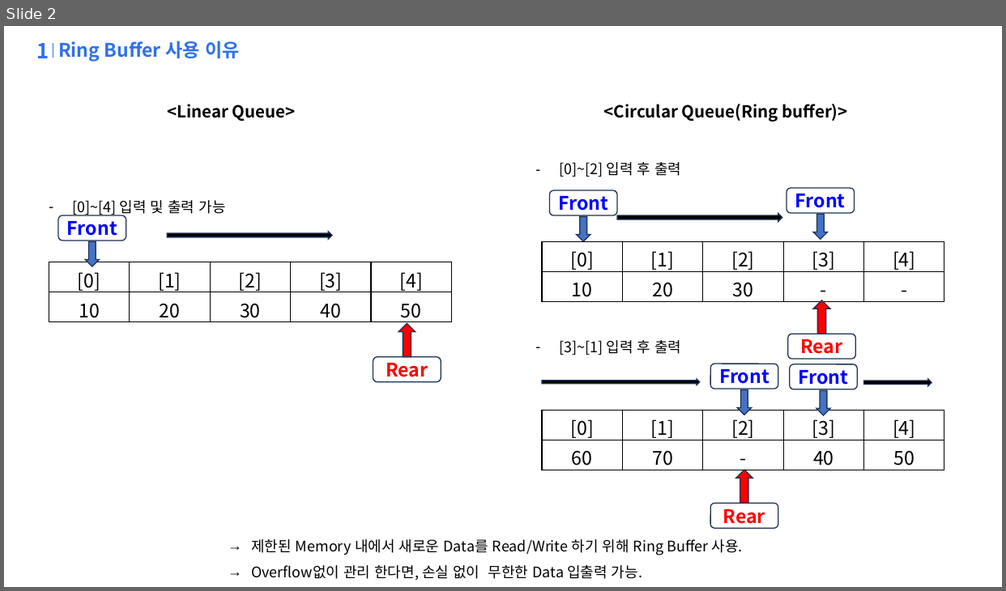
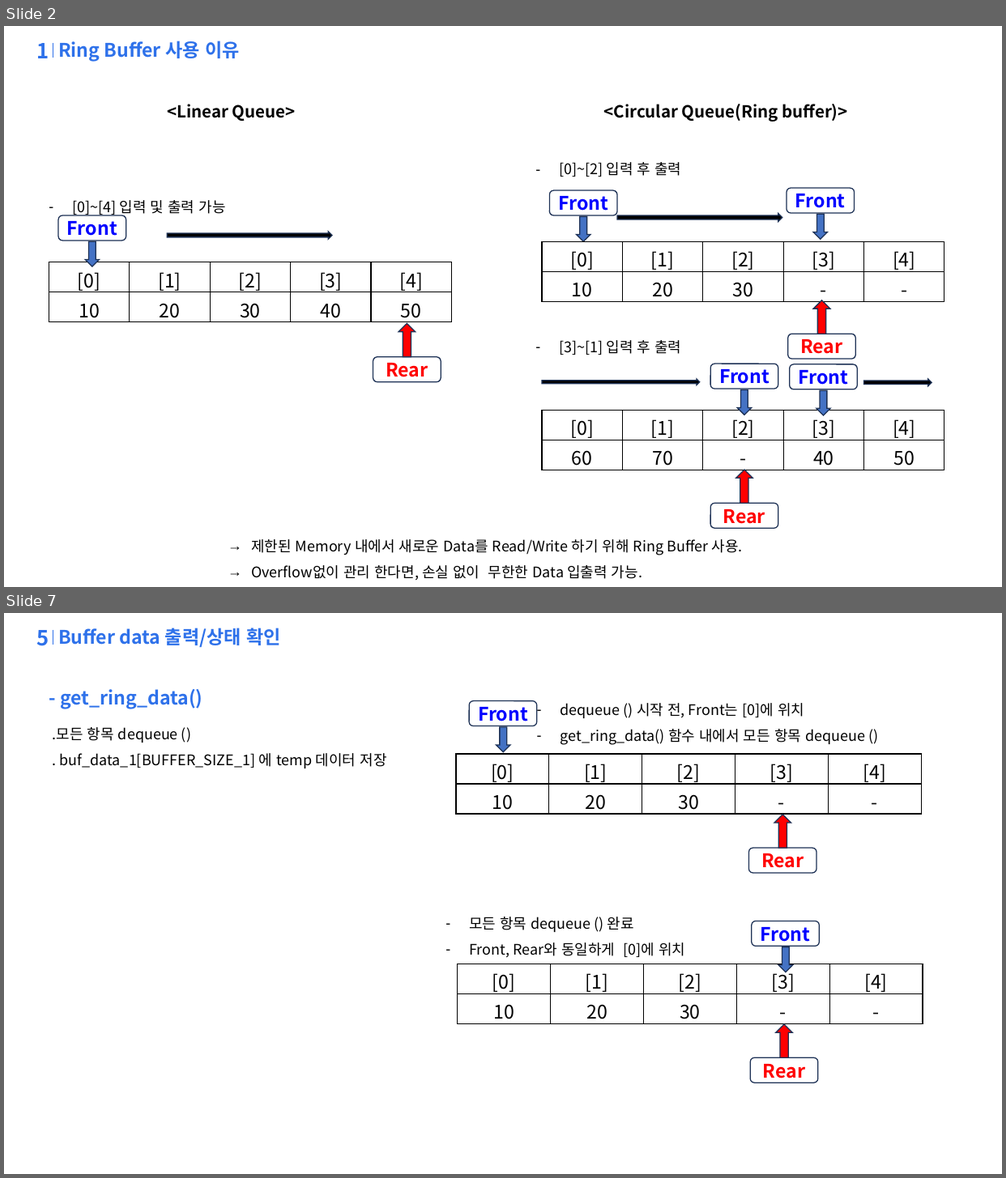
Before and after one commit to qfe051/L412_SelfTest_1_19, a slide deck: 21_c_study/example/ring_buf/ring_buffer.pptx. Shown one above the other, each under a label of ours: slide 2 before the commit, slides 2 and 7 after it; the slides between them are not shown. The pictures are 1006x591 and 1006x1178 pixels, drawn with LibreOffice and Linux fonts; fonts in the diff are those of the drawing; background and template pictures are left out. Boxes give left, top, right and bottom in pixels: in the first picture for what was removed or moved away, otherwise in the second. Text is boxed around its words. In the diff, an @@ line names an element or a change of style, - is before the commit and + after.

Commit message:
ring v2

```diff
--- a/21_c_study/example/ring_buf/ring_buffer.pptx
+++ b/21_c_study/example/ring_buf/ring_buffer.pptx
@@ slide 7 added at box(4, 613, 1002, 1174), background #FFFFFF; not listed: 1 template element that a slide beside it also shows @@
@@ text added at box(36, 630, 49, 646), 20 pt, text #2E71EA, bold @@
+5
@@ line added from (53, 629) to (53, 645), #2E71EA 0.5 pt @@
@@ text added at box(58, 628, 281, 647), 18 pt, text #2E71EA, bold @@
+Buffer data 출력/상태 확인
@@ text added at box(60, 689, 202, 709), 18 pt, text #2E71EA, bold @@
+- get_ring_data()
@@ rounded rectangle added at box(469, 701, 536, 726), outline #1E3256 1 pt, 18 pt, text #0000FF, bold @@
+Front
@@ text added at box(560, 703, 865, 745), 14 pt, text #000000 @@
+– dequeue () 시작 전, Front는 [0]에 위치
+– get_ring_data() 함수 내에서 모든 항목 dequeue ()
@@ text added at box(52, 727, 386, 769), 14 pt, text #000000 @@
+.모든 항목 dequeue ()
+. buf_data_1[BUFFER_SIZE_1] 에 temp 데이터 저장
@@ down arrow added at box(496, 727, 510, 752), fill #4472C4, outline #1E3256 1 pt @@
@@ table added at box(456, 754, 920, 817), 2 rows, 5 columns @@
+[0] | [1] | [2] | [3] | [4]
+10 | 20 | 30 | - | -
@@ up arrow added at box(774, 815, 791, 848), fill #FF0000, outline #1E3256 1 pt @@
@@ rounded rectangle added at box(749, 848, 816, 873), outline #1E3256 1 pt, 18 pt, text #FF0000, bold @@
+Rear
@@ text added at box(469, 917, 685, 958), 14 pt, text #000000 @@
+– 모든 항목 dequeue () 완료
+– Front, Rear와 동일하게 [0]에 위치
@@ rounded rectangle added at box(752, 922, 819, 946), outline #1E3256 1 pt, 18 pt, text #0000FF, bold @@
+Front
@@ down arrow added at box(779, 948, 793, 973), fill #4472C4, outline #1E3256 1 pt @@
@@ table added at box(458, 964, 922, 1024), 2 rows, 5 columns @@
+[0] | [1] | [2] | [3] | [4]
+10 | 20 | 30 | - | -
@@ up arrow added at box(776, 1024, 792, 1059), fill #FF0000, outline #1E3256 1 pt @@
@@ rounded rectangle added at box(750, 1059, 818, 1083), outline #1E3256 1 pt, 18 pt, text #FF0000, bold @@
+Rear
```
Also in this commit, not shown: 7 slides changed, 2 other slides added, 4 other files.
